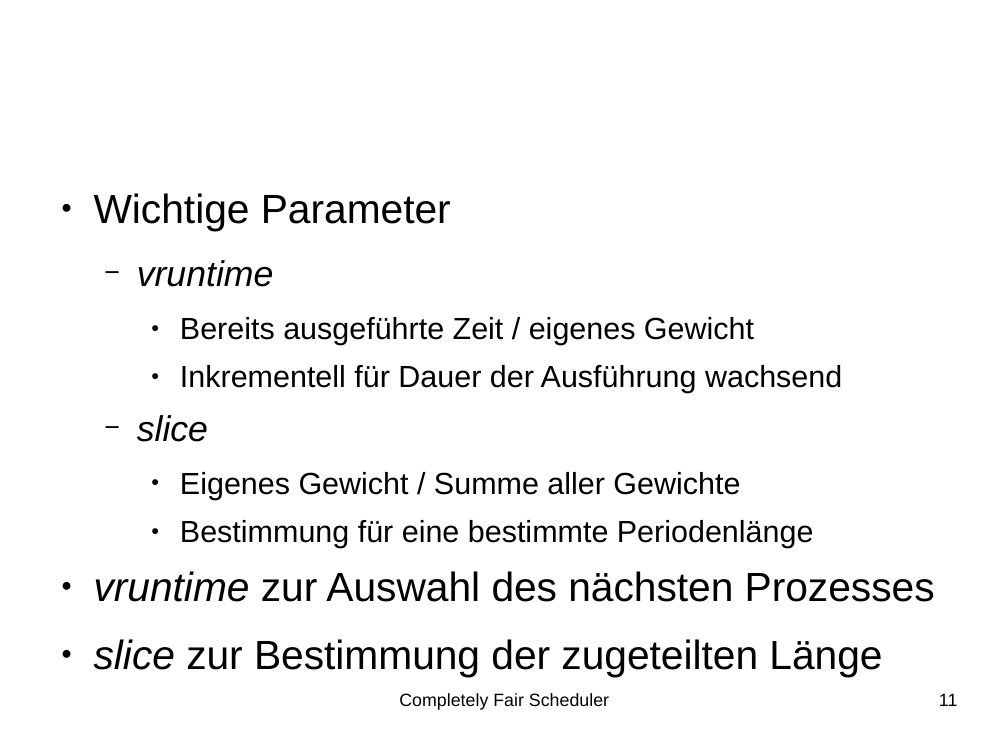
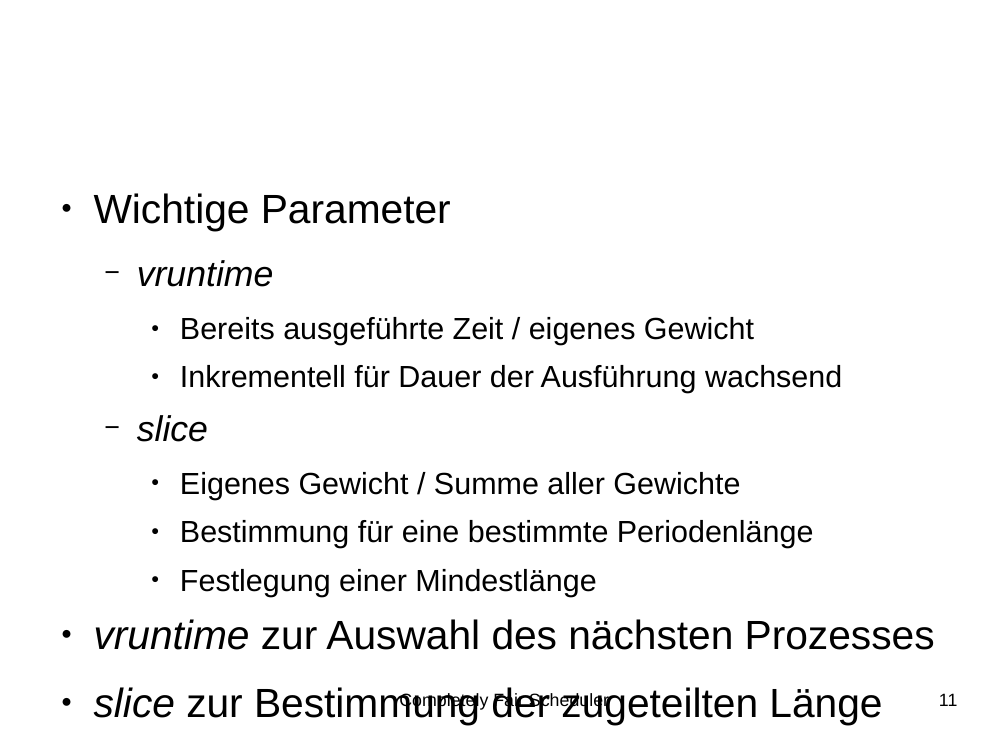
Before and after one commit to SeminararbeitCFS/main, a slide deck: slide 11 of vortrag/vortrag_CFS.odp. Drawn at 1008x756 pixels with LibreOffice and Linux fonts; fonts in the diff are those of the drawing; background and template pictures are left out. Boxes give left, top, right and bottom in pixels: in the first picture for what was removed or moved away, otherwise in the second. Text is boxed around its words. In the diff, an @@ line names an element or a change of style, - is before the commit and + after.

Commit message:
Vortrag Peter

```diff
--- a/vortrag/vortrag_CFS.odp
+++ b/vortrag/vortrag_CFS.odp
@@ text at bbox=[180, 569, 596, 596]: paragraph added @@
+    ● Festlegung einer Mindestlänge
```
